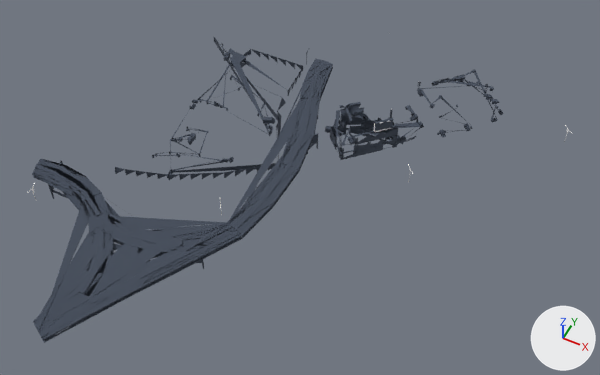
One commit to the glTF model gh-pages/models/street_island2_09.glb: the scene before it, then after it.
Rendered twice from a 50 mm camera at (116.0, -447.0, 260.0) aimed at (16.0, -248.0, 11.0). Every picture has the same lights, and +X, +Y and +Z are marked at lower right. The first picture is the older version.

The first picture shows 'seg_641', 'seg_643', 'seg_674', 'seg_762', 'seg_793', 'seg_805', 'seg_824', 'seg_831', 'seg_897', 'seg_939' and 3 more.
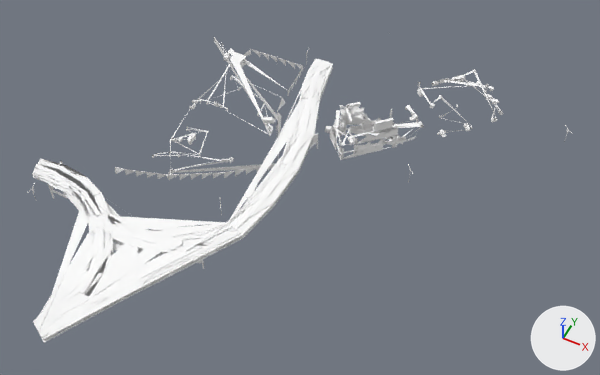
Pixel boxes (x1, y1, x2, y2) of what changed, in the pictures (600 x 375 px):
'seg_824', recoloured (greyish blue to white): (32, 158, 242, 340) in both
'seg_831', recoloured (greyish blue to white): (33, 160, 243, 343) in both
'seg_793', recoloured (greyish blue to white): (227, 59, 333, 236) in both
'seg_674', recoloured: (115, 37, 303, 180) in both
'seg_939', recoloured (lighter): (330, 108, 398, 160) in both
'seg_641', recoloured: (417, 69, 503, 138) in both
'seg_643', recoloured (greyish blue to white): (325, 102, 424, 146) in both
'seg_805', recoloured: (229, 65, 333, 238) in both
'seg_897', recoloured (lighter): (374, 118, 394, 131) in both
'seg_762', recoloured: (48, 161, 204, 269) in both

The change, as a diff of the scene's bpy script:
```diff
--- a/gh-pages/models/street_island2_09.glb.py
+++ b/gh-pages/models/street_island2_09.glb.py
@@ me_seg_641 @@
 me_seg_641.from_pydata(...)  # 860 vertices, 1806 faces; spans x 37.0..74.6, y -184.6..-142.9, z -0.3..21.7
-me_seg_641.materials.append(mat_dark)  # greyish blue #424b59
+me_seg_641.materials.append(mat_gc_park_dirt_d)  # white #ffffff
@@ me_seg_643 @@
 me_seg_643.from_pydata(...)  # 948 vertices, 2190 faces; spans x 6.7..45.4, y -215.8..-172.4, z -0.1..16.2
-me_seg_643.materials.append(mat_dark)  # greyish blue #424b59
+me_seg_643.materials.append(mat_gc_park_dirt_d)  # white #ffffff
@@ me_seg_674 @@
 me_seg_674.from_pydata(...)  # 1950 vertices, 5079 faces; spans x -69.2..-0.7, y -267.4..-171.8, z -0.2..4.9
-me_seg_674.materials.append(mat_dark)  # greyish blue #424b59
+me_seg_674.materials.append(mat_gc_park_dirt_d)  # white #ffffff
@@ me_seg_762 @@
 me_seg_762.from_pydata(...)  # 72 vertices, 121 faces; spans x -80.4..-2.3, y -311.2..-277.1, z -0.4..8.6
-me_seg_762.materials.append(mat_dark)  # greyish blue #424b59
+me_seg_762.materials.append(mat_gc_residential_props_railroad_bakegroup_island2_roads0_2x)  # white #ffffff
@@ me_seg_793 @@
 me_seg_793.from_pydata(...)  # 192 vertices, 466 faces; spans x -14.3..10.4, y -278.0..-170.0, z 7.9..8.9
-me_seg_793.materials.append(mat_dark)  # greyish blue #424b59
+me_seg_793.materials.append(mat_gc_residential_props_railroad_bakegroup_island2_roads0_2x)  # white #ffffff
@@ me_seg_805 @@
 me_seg_805.from_pydata(...)  # 244 vertices, 578 faces; spans x -14.4..10.4, y -278.0..-170.0, z 6.4..8.5
-me_seg_805.materials.append(mat_dark)  # greyish blue #424b59
+me_seg_805.materials.append(mat_gc_residential_props_railroad_bakegroup_island2_roads0_2x)  # white #ffffff
@@ me_seg_824 @@
 me_seg_824.from_pydata(...)  # 474 vertices, 1143 faces; spans x -89.0..6.6, y -349.6..-275.3, z 7.9..8.9
-me_seg_824.materials.append(mat_dark)  # greyish blue #424b59
+me_seg_824.materials.append(mat_gc_residential_props_railroad_bakegroup_island2_roads0_2x)  # white #ffffff
@@ me_seg_831 @@
 me_seg_831.from_pydata(...)  # 646 vertices, 1640 faces; spans x -89.0..6.6, y -349.7..-275.3, z 6.3..8.5
-me_seg_831.materials.append(mat_dark)  # greyish blue #424b59
+me_seg_831.materials.append(mat_gc_residential_props_railroad_bakegroup_island2_roads0_2x)  # white #ffffff
@@ me_seg_897 @@
 me_seg_897.from_pydata(...)  # 64 vertices, 108 faces; spans x 29.99..37.15, y -206.89..-199.77, z 11.34..17.48
-me_seg_897.materials.append(mat_dark)  # greyish blue #424b59
+me_seg_897.materials.append(mat_hc_prop_billboardroof_industrial_01_bakegroup_island2_roads0_2x)  # white #ffffff
@@ me_seg_939 @@
 me_seg_939.from_pydata(...)  # 387 vertices, 673 faces; spans x 7.4..39.3, y -217.3..-186.3, z 0.0..11.2
-me_seg_939.materials.append(mat_dark)  # greyish blue #424b59
+me_seg_939.materials.append(mat_gc_footprint_vd_buildings_3_bakegroup_island2_a0_2x)  # white #ffffff
```
